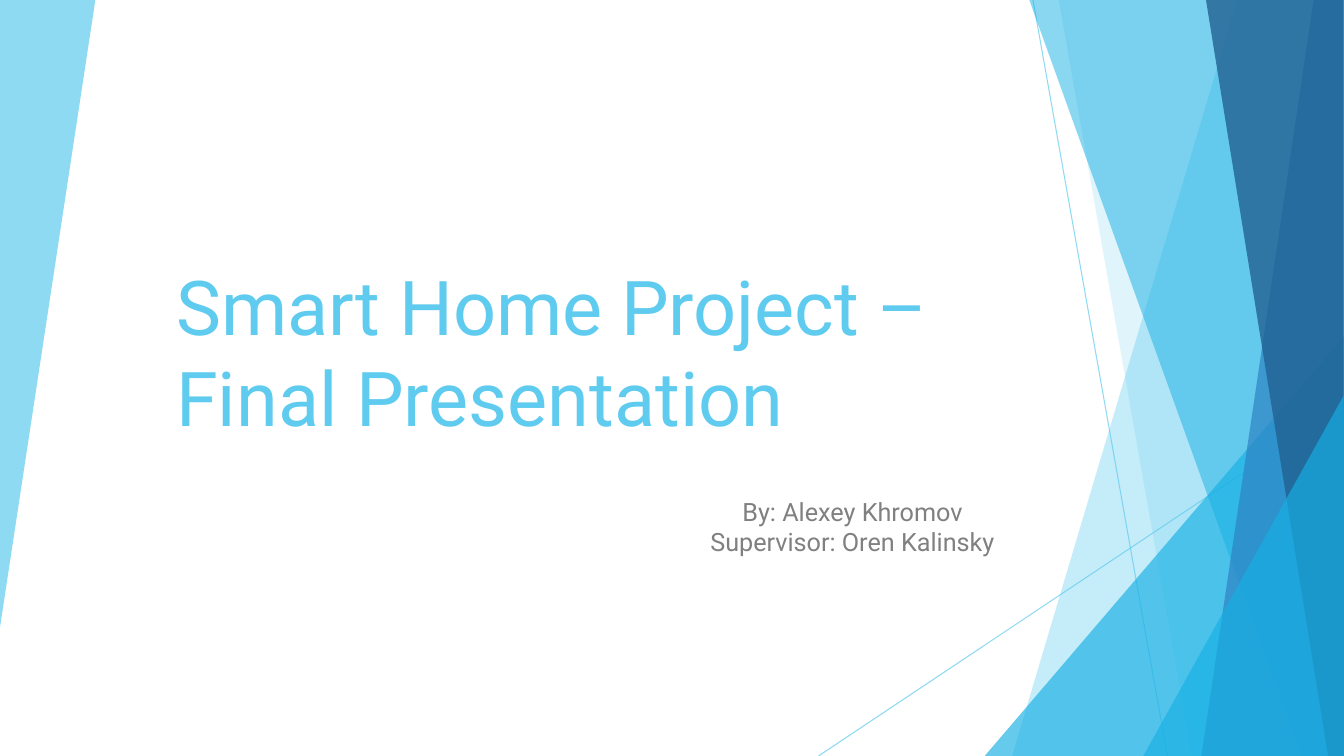
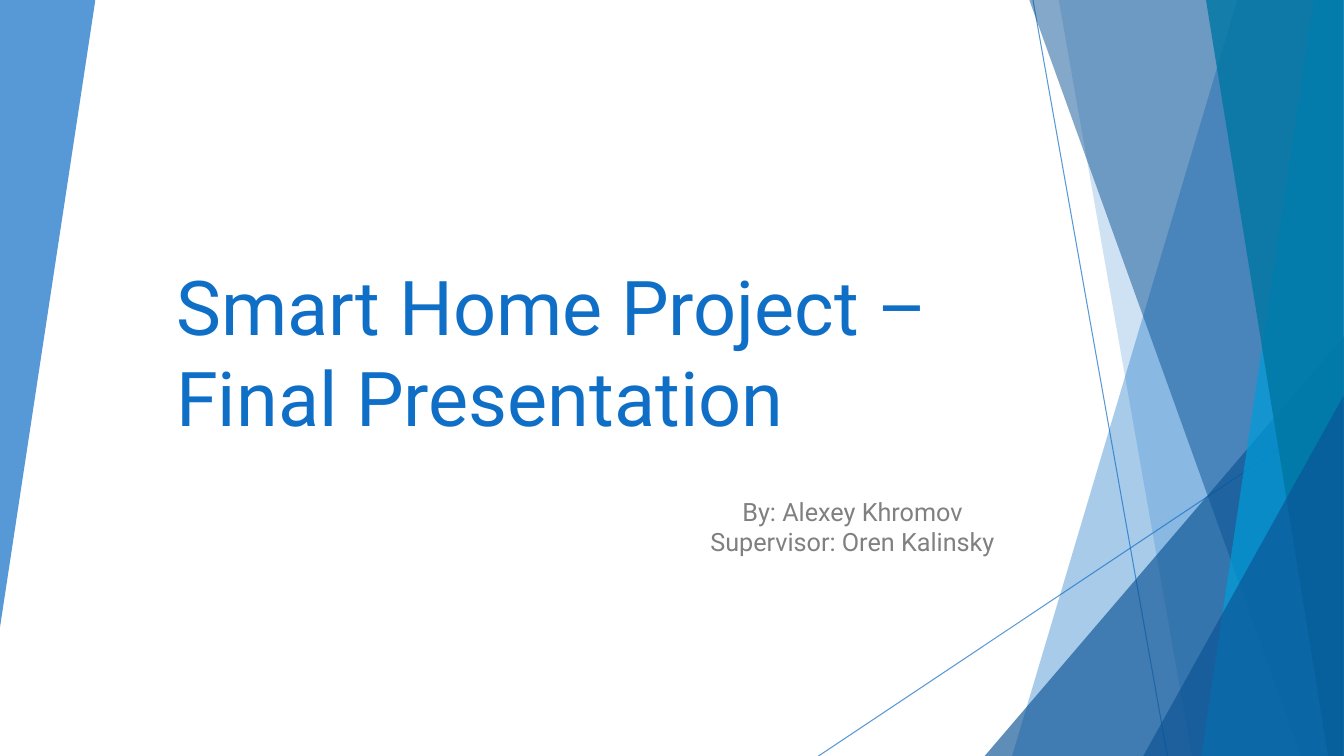
Before and after one commit to alexey-khromov/Social-network-smart-house, a slide deck: slide 1 of Smart_Home_Project_Final_Presentation.pptx. Drawn at 1344x756 pixels with LibreOffice and Linux fonts; fonts in the diff are those of the drawing. Boxes give left, top, right and bottom in pixels: in the first picture for what was removed or moved away, otherwise in the second. Text is boxed around its words. In the diff, an @@ line names an element or a change of style, - is before the commit and + after.

```diff
--- a/Smart_Home_Project_Final_Presentation.pptx
+++ b/Smart_Home_Project_Final_Presentation.pptx
@@ freeform shape at <box>0,0,95,627</box>: fill #5FCBEF at 70% opacity to #0F6FC6 at 70% opacity @@
@@ freeform shape at <box>1012,0,1344,756</box>: fill #5FCBEF at 36% opacity to #0F6FC6 at 36% opacity @@
@@ freeform shape at <box>1029,0,1344,756</box>: fill #17B0E4 at 50% opacity to #0B5394 at 50% opacity @@
@@ line (1033, 0) - (1168, 756): stroke #5FCBEF 0.75 pt to #0F6FC6 0.75 pt @@
@@ freeform shape at <box>1059,0,1344,756</box>: fill #5FCBEF at 20% opacity to #0F6FC6 at 20% opacity @@
@@ freeform shape at <box>1202,0,1344,756</box>: fill #2E83C3 at 70% opacity to #009DD9 at 70% opacity @@
@@ freeform shape at <box>1206,0,1344,756</box>: fill #226292 at 80% opacity to #0076A3 at 80% opacity @@
@@ title "Smart Home Project – Final ..." at <box>176,280,859,427</box>: text colour #5FCBEF to #0F6FC6 @@
@@ triangle at <box>985,336,1344,756</box>: fill #17B0E4 at 66% opacity to #0B5394 at 66% opacity @@
@@ line (1344, 406) - (819, 756): stroke #5FCBEF 0.75 pt to #0F6FC6 0.75 pt @@
@@ triangle at <box>1143,396,1344,756</box>: fill #17B0E4 at 66% opacity to #0B5394 at 66% opacity @@
```
Also in this commit, not shown: 5 other slides changed, 16 slides added, 1 slide removed.
